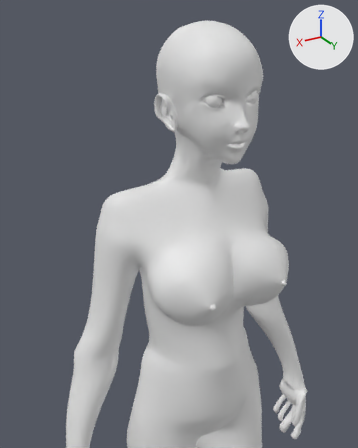
Before and after pictures for a commit that changed the Blender file character.blend.
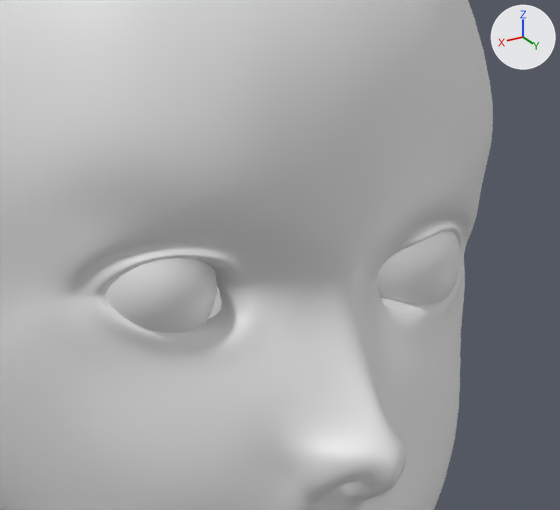
There are two pictures of each version: one from a 50 mm camera at (1.365, 2.07, 4.911) aimed at (0.34, 0.362, 4.057), one close up on the part from 53% to 76% of the width and 13% to 30% of the height. Arrows for +X, +Y and +Z are at upper right; the lights stay in place.

Objects in the first close-up: 'body.001', 'eye ball'.
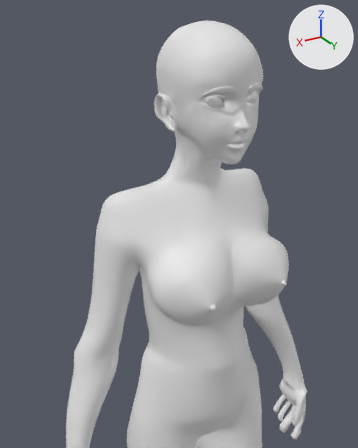
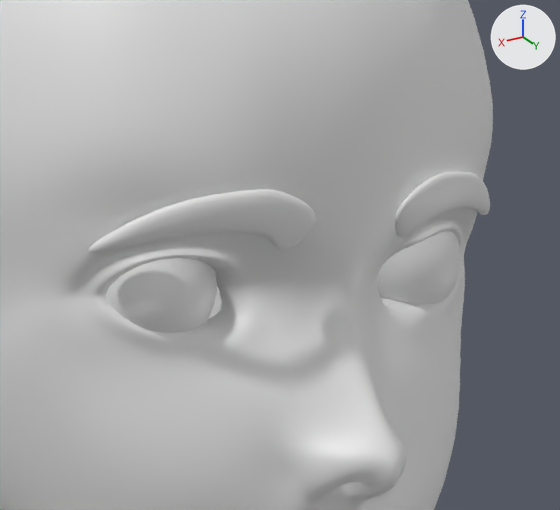
Where the change shows, as pixel boxes [x1, y1, x2, y2] in the close-ups (560 x 510 px):
'brows', added: after [89, 172, 490, 253]

What changed in the scene script:
```text
Add me_plane:
    me_plane.from_pydata([(0.0607, 4.5887, -0.3177), (0.0773, 4.5902, -0.3124), (0.0607, 4.6212, -0.3233), (0.0775, 4.62, -0.3183), (0.0995, 4.5915, -0.3038), (0.0999, 4.6177, -0.3092), (0.1142, 4.5894, -0.2955), (0.1145, 4.6142, -0.3008), (0.1611, 4.5753, -0.2557), (0.1611, 4.582, -0.2567), (0.1437, 4.5814, -0.2728), (0.1438, 4.598, -0.2763), (0.1306, 4.6072, -0.288), (0.1304, 4.5855, -0.2833), (0.0494, 4.5689, -0.305), (0.0183, 4.6004, -0.3307)], [], [(0, 1, 3, 2), (3, 1, 4, 5), (5, 4, 6, 7), (11, 10, 8, 9), (12, 13, 10, 11), (7, 6, 13, 12), (0, 2, 15, 14)])
    me_plane.polygons.foreach_set('use_smooth', [True] * 7)
Add ob_brows:
    ob_brows = bpy.data.objects.new('brows', me_plane)
    ob_brows.location = (0.0, 0.0, 0.0)
    ob_brows.rotation_euler = (1.571, 0.0, 0.0)  # degrees (90, 0, 0)
    _m = ob_brows.modifiers.new('Solidify', 'SOLIDIFY')
    _m = ob_brows.modifiers.new('Subdivision', 'SUBSURF')
    _m = ob_brows.modifiers.new('Mirror', 'MIRROR')
```
